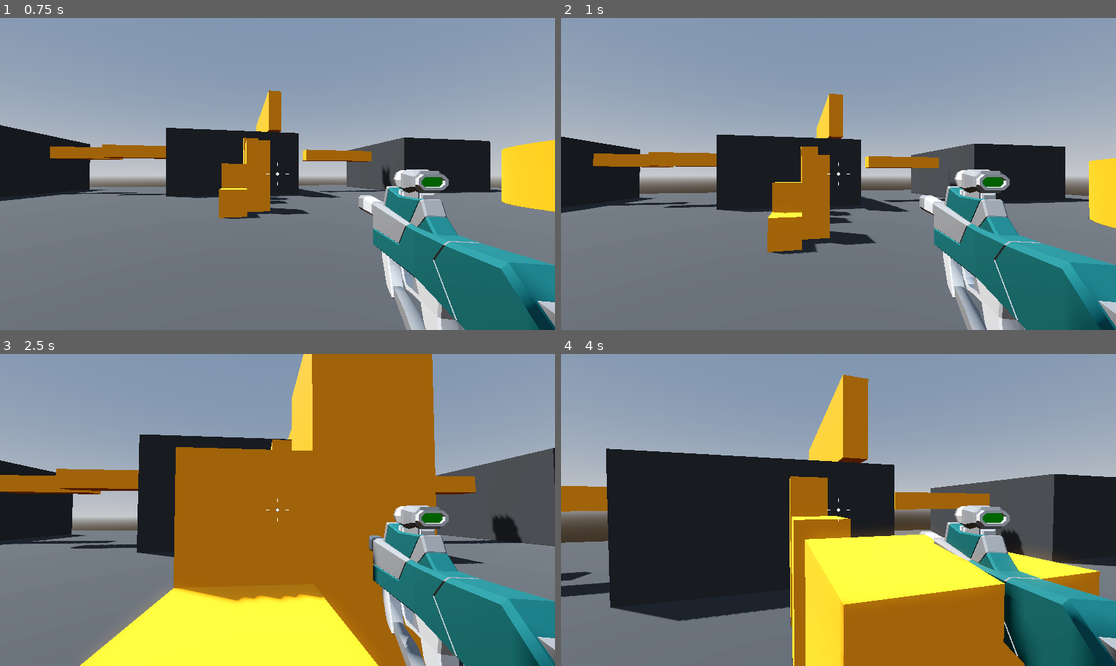
Above: before the commit, frames 1-4 (two rows, left to right).
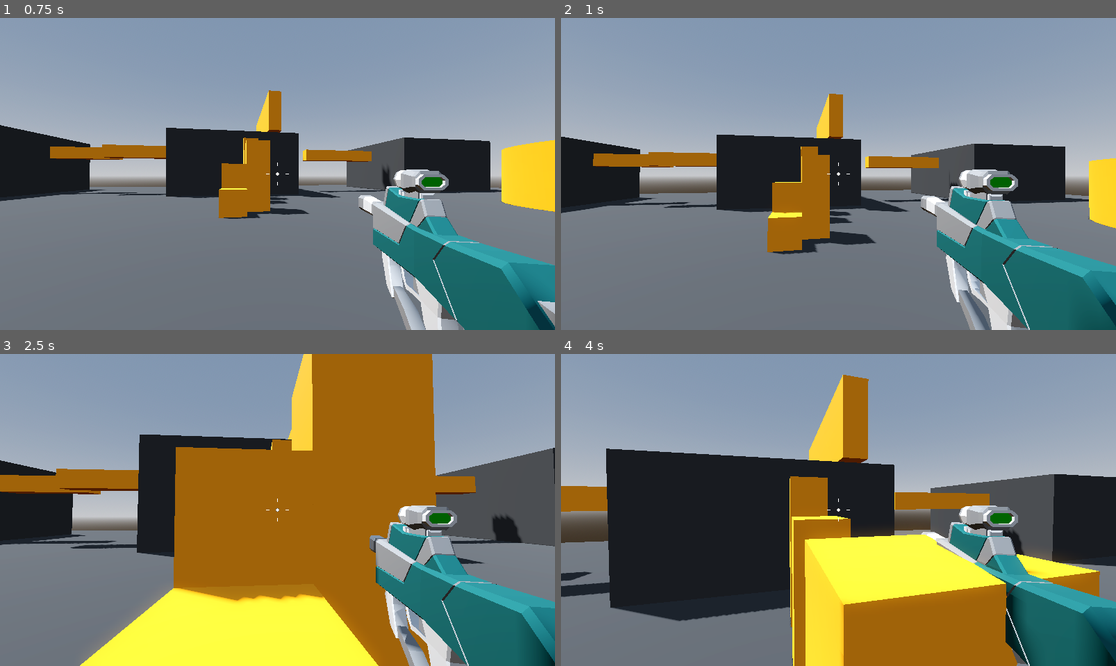
Above: after the commit, the same moments.

Repository: SugarF0x/robage-3d
Game: Godot game, scene res://Levels/sandbox.tscn
The game is run twice, just before and just after one commit, with the same random seed, the same clock (stepped at 60 frames per second) and the same inputs.
Inputs (mouse positions are in pixels of both pictures, inside the frame that each line leads up to):
- Up to frame 1 (0.75 s): tap Enter at 0.5 s; move the mouse to (305, 174) at 0.52 s; press the mouse at (305, 174) at 0.53 s; hold W (move_forward) from 0.53 s (still down)
- Up to frame 2 (1 s): keep holding W (move_forward); tap Space (jump) at 0.77 s
- Up to frame 3 (2.5 s): keep holding W (move_forward); move the mouse to (249, 510) at 1.27 s; release the mouse at (249, 510) at 1.28 s; click (249, 510) at 1.35 s; tap Space (jump) at 1.52 s; move the mouse to (288, 503) at 2.02 s; press the mouse at (288, 503) at 2.03 s
- Up to frame 4 (4 s): keep holding W (move_forward); move the mouse to (832, 516) at 2.77 s; release the mouse at (832, 516) at 2.78 s; click (832, 516) at 2.85 s; tap Space (jump) at 3.02, 3.77 s; move the mouse to (877, 513) at 3.52 s; press the mouse at (877, 513) at 3.53 s

Frame 1 is identical in both runs. In frame 2, 3.2% of the frame differs, in the area x 64-100%, y 48-100%; in frame 3, 3.4%, in the area x 66-100%, y 48-100%; in frame 4, 2.4%.

Commit message:
add weapon recoil

Diff:
--- a/Weapons/hitscan_weapon.gd
+++ b/Weapons/hitscan_weapon.gd
@@ -2,6 +2,8 @@
 
 
 @export var fire_rate := 14.0
+@export var recoil := .05
+@export var weapon_mesh: Node3D
 
 
 @onready var cooldown_timer: Timer = %CooldownTimer
@@ -14,5 +16,16 @@
 	if not Input.is_action_pressed("fire"): return
 	if not cooldown_timer.is_stopped(): return
 
-	cooldown_timer.start(1.0 / fire_rate)
+	shoot()
+
+
+func shoot() -> void:
 	print("weapon fired")
+
+	var fire_duration = 1.0 / fire_rate
+	cooldown_timer.start(fire_duration)
+
+	var recoil_tween = create_tween()
+	recoil_tween.set_trans(Tween.TRANS_CUBIC)
+	recoil_tween.tween_property(weapon_mesh, "position", Vector3(weapon_mesh.position.x, weapon_mesh.position.y, weapon_mesh.position.z + recoil), fire_duration / 2)
+	recoil_tween.tween_property(weapon_mesh, "position", weapon_mesh.position, fire_duration / 2)
--- a/Weapons/smg.tscn
+++ b/Weapons/smg.tscn
@@ -3,7 +3,8 @@
 [ext_resource type="PackedScene" uid="uid://dyq1vy40gpsym" path="res://Weapons/hitscan_weapon.tscn" id="1_yeont"]
 [ext_resource type="PackedScene" uid="uid://cxivld727lsr8" path="res://Weapons/SMG.glb" id="2_8l32j"]
 
-[node name="HitscanWeapon" instance=ExtResource("1_yeont")]
+[node name="SMG" node_paths=PackedStringArray("weapon_mesh") instance=ExtResource("1_yeont")]
+weapon_mesh = NodePath("SMG")
 
 [node name="SMG" parent="." index="1" instance=ExtResource("2_8l32j")]
 transform = Transform3D(0.984808, 0, -0.173648, 0, 1, 0, 0.173648, 0, 0.984808, 0.6, -0.3, -0.75)
